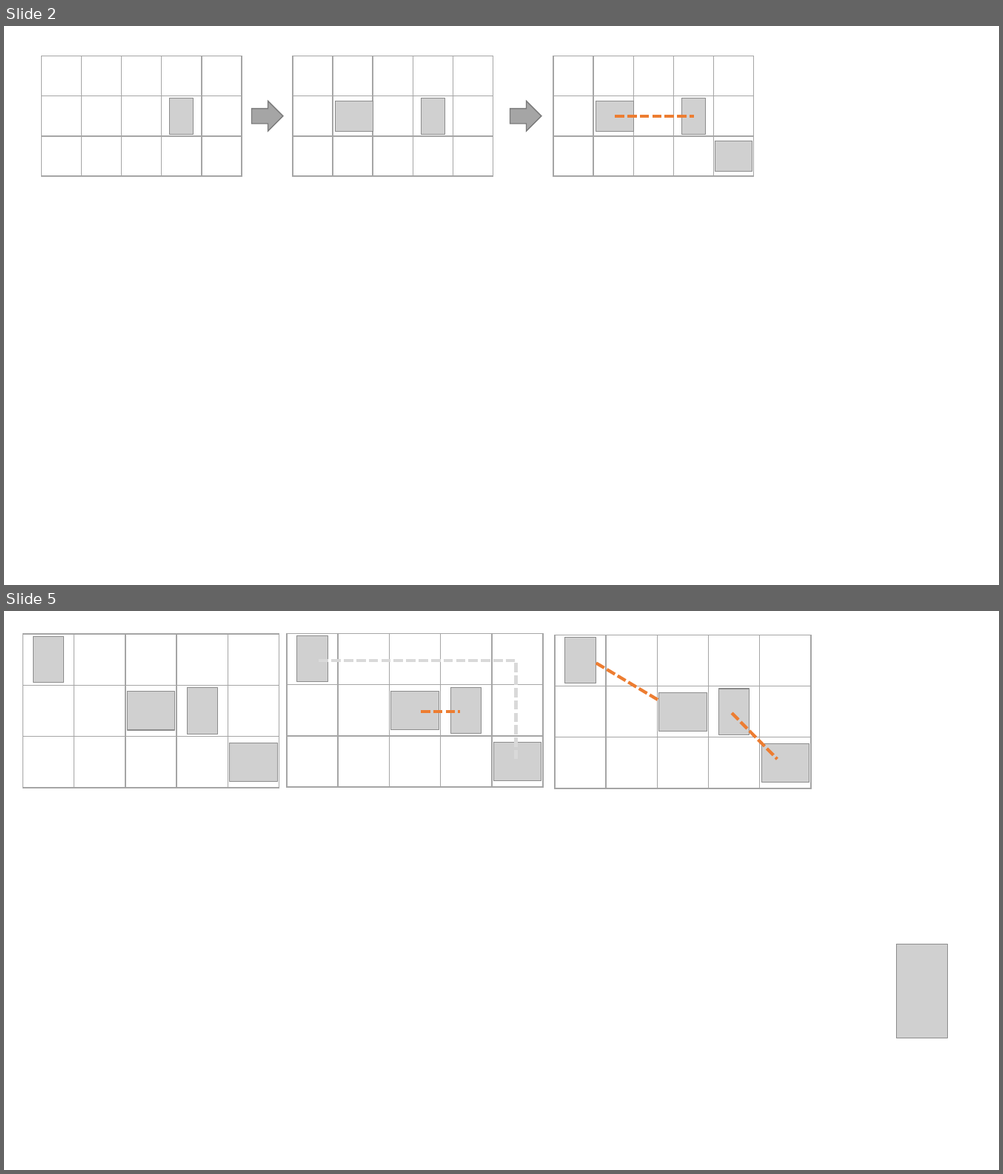
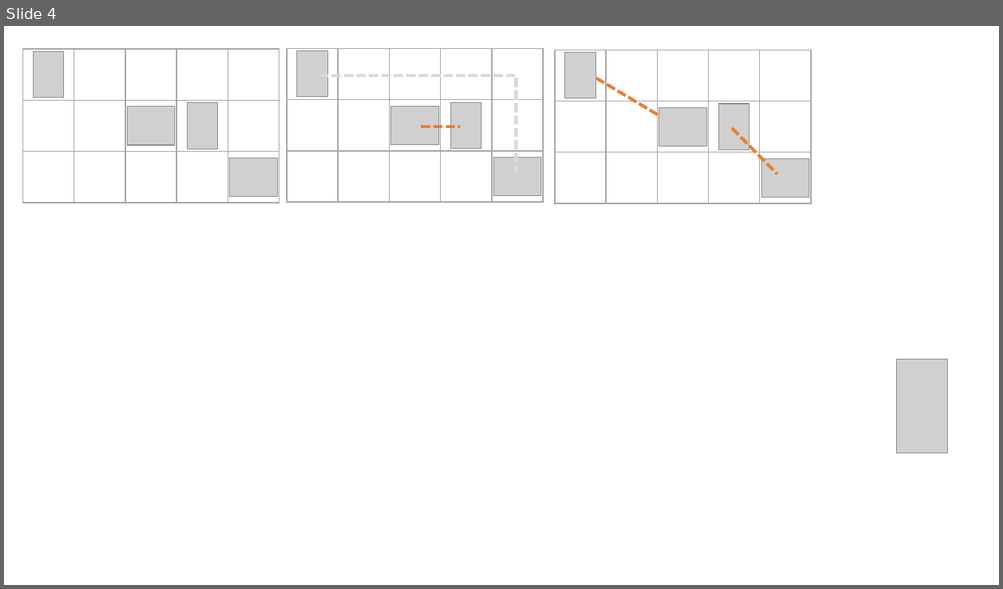
Before and after one commit to xz3030/xz3030.github.io, a slide deck: source/raw_images/distribute1.pptx. Shown one above the other, each under a label of ours: slides 2 and 5 before the commit, slide 4 after it; the slides between them are not shown. The pictures are 1003x1174 and 1003x589 pixels, drawn with LibreOffice and Linux fonts; fonts in the diff are those of the drawing; grey boxes stand for pictures. Boxes give left, top, right and bottom in pixels: in the first picture for what was removed or moved away, otherwise in the second. Text is boxed around its words. In the diff, an @@ line names an element or a change of style, - is before the commit and + after.

```diff
--- a/source/raw_images/distribute1.pptx
+++ b/source/raw_images/distribute1.pptx
@@ slide 2 removed at [4, 26, 999, 585], background #FFFFFF @@
@@ group removed at [41, 56, 242, 177]: 15 rectangles, 1 picture @@
@@ right arrow removed at [252, 101, 283, 131] @@
@@ group removed at [293, 56, 493, 177]: 15 rectangles, 2 pictures @@
@@ right arrow removed at [510, 101, 541, 131] @@
@@ group removed at [553, 56, 754, 177]: 15 rectangles, 3 pictures @@
@@ line removed from (615, 116) to (694, 116) @@
@@ what was slide 5 is now slide 4 @@
```
Also in this commit, not shown: 1 slide changed, 4 slides added, 2 other slides removed, 23 other files.
